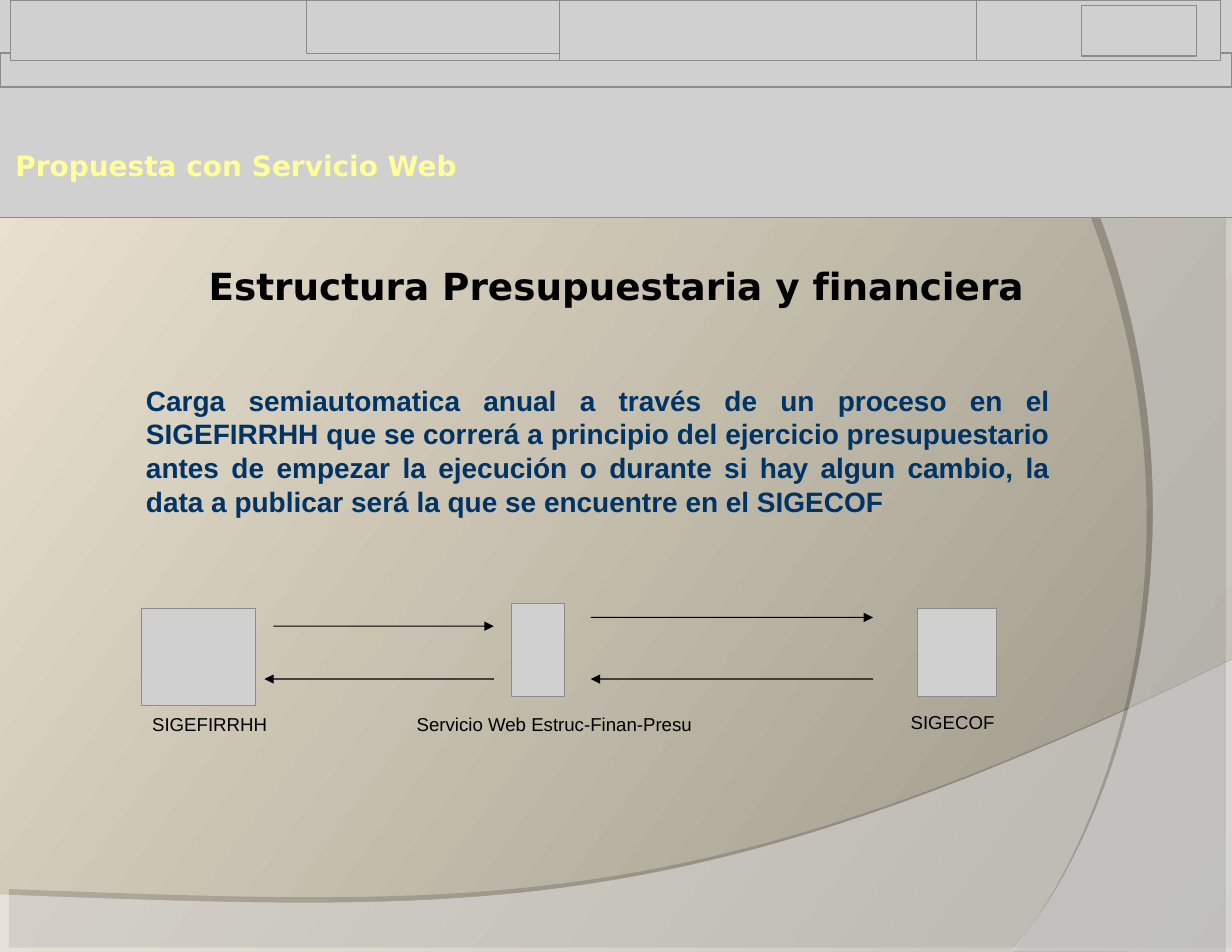
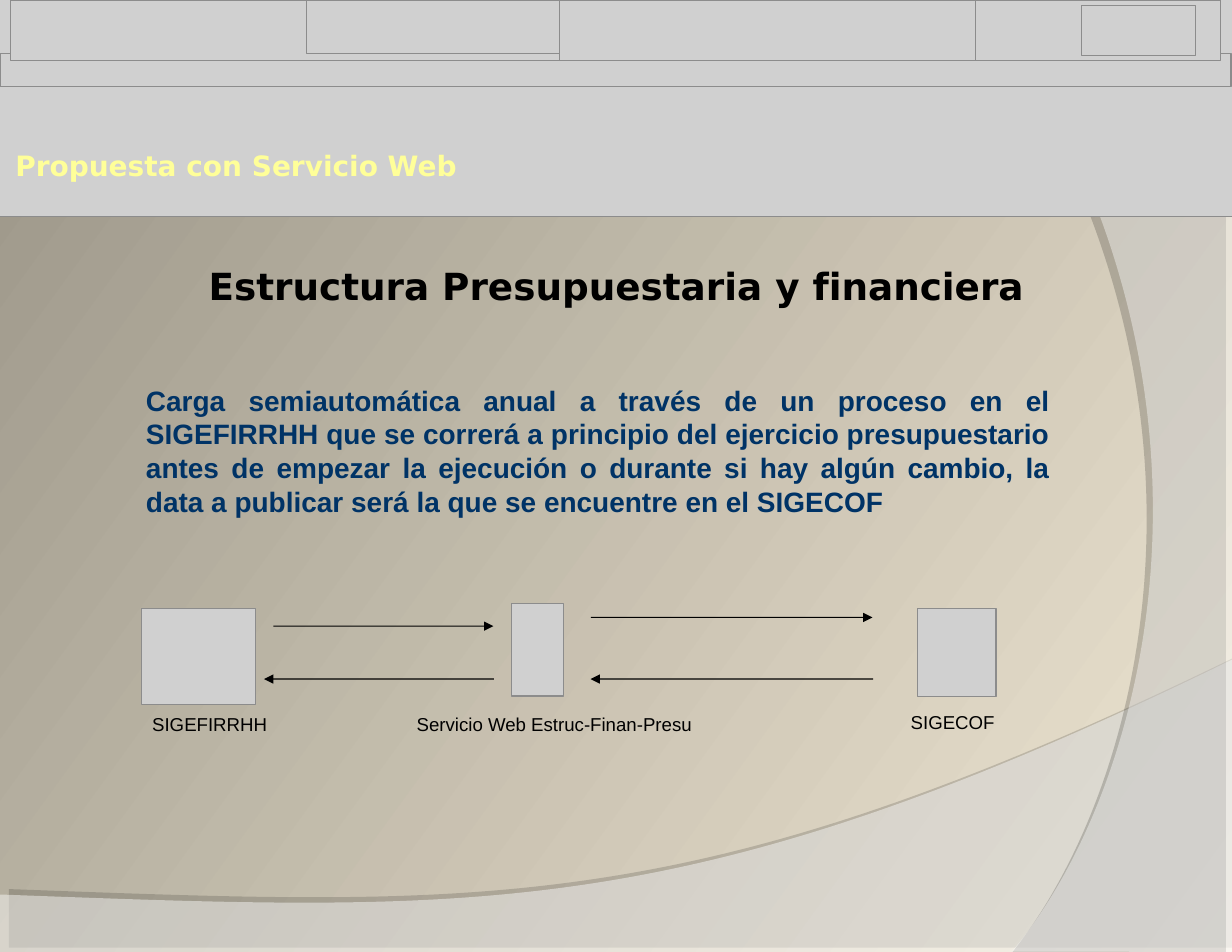
Before and after one commit to alisira/sgf, a slide deck: slide 6 of SOPORTE/Integracion_Sigefirrhh_Sigecof.ppt. Drawn at 1232x952 pixels with LibreOffice and Linux fonts; fonts in the diff are those of the drawing; grey boxes stand for pictures; background and template pictures are left out. Boxes give left, top, right and bottom in pixels: in the first picture for what was removed or moved away, otherwise in the second. Text is boxed around its words. In the diff, an @@ line names an element or a change of style, - is before the commit and + after.

```diff
--- a/SOPORTE/Integracion_Sigefirrhh_Sigecof.ppt
+++ b/SOPORTE/Integracion_Sigefirrhh_Sigecof.ppt
@@ background gradient #9A9487 to #EFE7D3 to gradient #EFE7D3 to #9A9487 @@
@@ text at [146, 390, 1049, 517]: text changed @@
-Carga semiautomatica anual a través de un proceso en el SIGEFIRRHH que se correrá a principio del ejercicio presupuestario antes de empezar la ejecución o durante si hay algun cambio, la data a publicar será la que se encuentre en el SIGECOF
+Carga semiautomática anual a través de un proceso en el SIGEFIRRHH que se correrá a principio del ejercicio presupuestario antes de empezar la ejecución o durante si hay algún cambio, la data a publicar será la que se encuentre en el SIGECOF
```
Also in this commit, not shown: 22 other slides changed, 4 other files.
